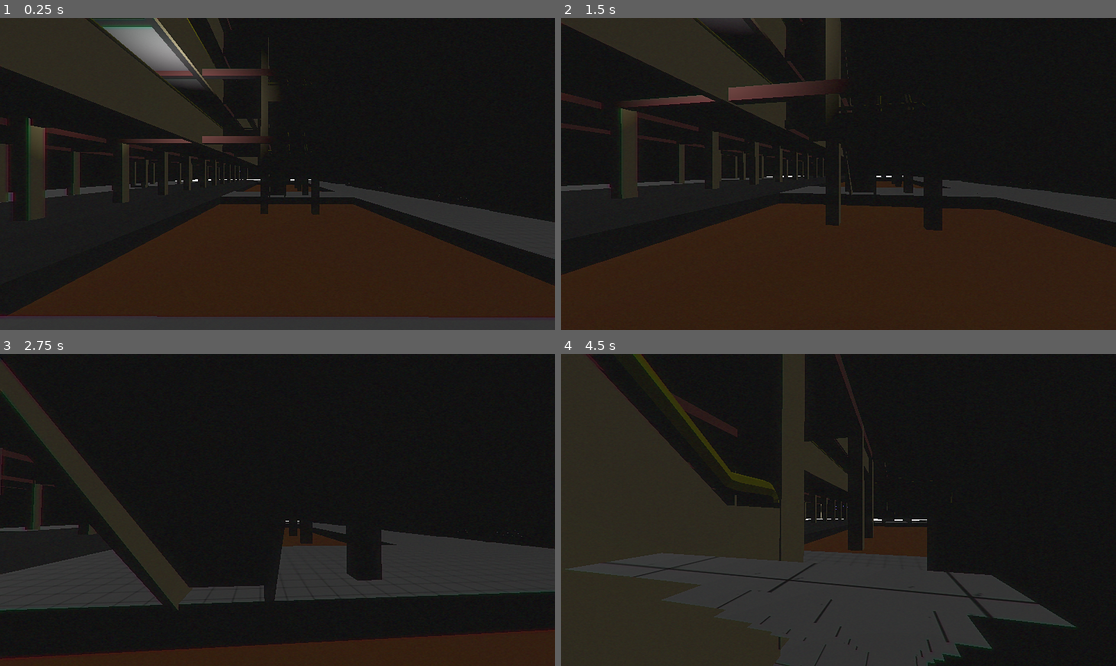
Above: before the commit, frames 1-4 (two rows, left to right).
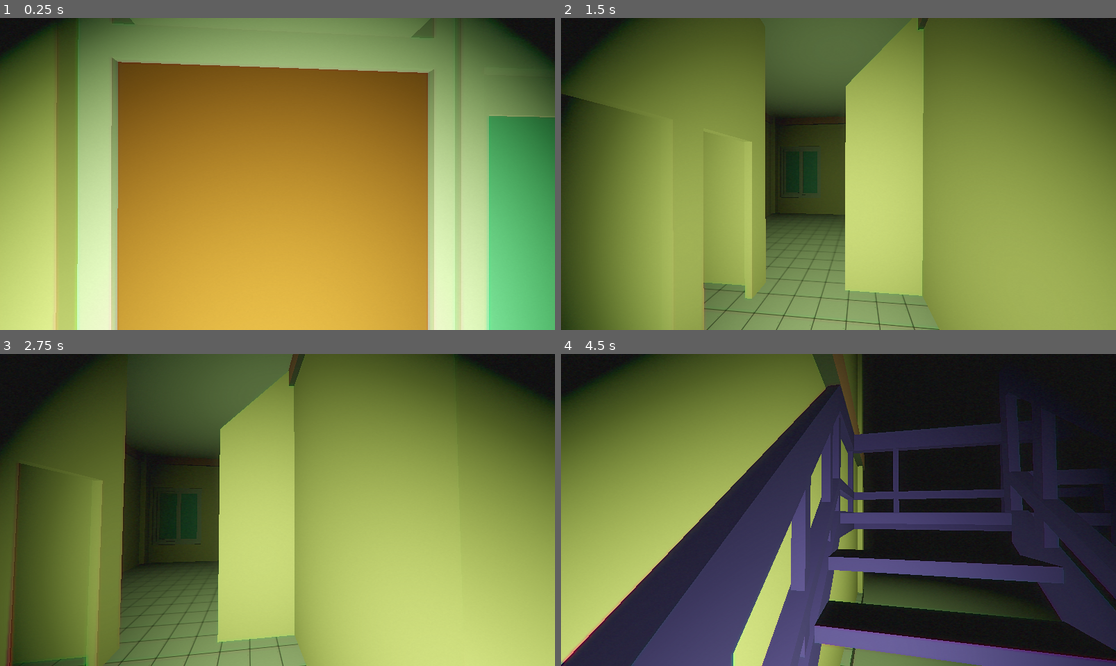
Above: after the commit, the same moments.

Repository: azizul987/Unsri_Horor_1
Game: Godot game, scene res://main.tscn
Two runs of this game, one before a commit and one after it. Both use one fixed random seed, a clock stepped at 60 frames per second and the inputs below. The project has no main scene, so this scene is started directly.
Inputs (mouse positions are in pixels of both pictures, inside the frame that each line leads up to):
- Up to frame 1 (0.25 s): no input
- Up to frame 2 (1.5 s): tap Enter (ui_accept) at 0.5, 0.77 s; move the mouse to (866, 174) at 0.52 s; hold Up (ui_up) from 0.53 s (still down); move the mouse to (810, 174) at 1.27 s
- Up to frame 3 (2.75 s): keep holding Up (ui_up); tap Enter (ui_accept) at 1.52 s; move the mouse to (288, 503) at 2.02 s
- Up to frame 4 (4.5 s): keep holding Up (ui_up); move the mouse to (832, 516) at 2.77 s; tap Enter (ui_accept) at 3.02, 3.77 s; move the mouse to (877, 513) at 3.52 s; move the mouse to (794, 506) at 4.27 s

The runs differ from the first frame. In frame 1, 98% of the frame differs, in the area x 0-100%, y 0-100%; in frame 2, 96%; in frame 3, 91%; in frame 4, 73%.

Commit message:
Update scene lighting and player setup
Removes the unused `ladybrand_heritage_house_1k.exr` texture and its import metadata, then updates `main.tscn` to rebalance gameplay presentation: resized player capsule/collision, adjusted player and camera transforms (plus camera FOV), disabled directional light energy, and added a character-mounted spotlight.

Diff:
--- a/main.tscn
+++ b/main.tscn
@@ -28,9 +28,12 @@
 albedo_texture = ExtResource("3_lquwl")
 
 [sub_resource type="CapsuleMesh" id="CapsuleMesh_ig7tw"]
+radius = 0.3
+height = 1.7
 
 [sub_resource type="CapsuleShape3D" id="CapsuleShape3D_5vw27"]
-radius = 0.08496094
+radius = 0.3
+height = 1.5267578
 
 [sub_resource type="BoxShape3D" id="BoxShape3D_lquwl"]
 size = Vector3(48.311966, 0.8192749, 77.51749)
@@ -189,6 +192,7 @@
 
 [node name="DirectionalLight3D" type="DirectionalLight3D" parent="." unique_id=618706464]
 transform = Transform3D(-0.82108027, -0.25155693, 0.5123927, 0.23938414, 0.66315246, 0.7091713, -0.5181915, 0.7049452, -0.48428264, 0, 11.240326, 0)
+light_energy = 0.0
 shadow_enabled = true
 shadow_opacity = 0.97
 
@@ -196,7 +200,7 @@
 environment = SubResource("Environment_7mycd")
 
 [node name="CharacterBody3D" type="CharacterBody3D" parent="." unique_id=1199465831]
-transform = Transform3D(0.61, 0, 0, 0, 0.61, 0, 0, 0, 0.61, 10.377047, 1.7723212, 13.961655)
+transform = Transform3D(-0.06247697, 0, -0.9980464, 0, 1, 0, 0.9980464, 0, -0.06247697, 18.171743, 1.2265204, 9.489549)
 script = ExtResource("2_1bvp3")
 max_step_height = 1.005
 step_check_distance = 0.435
@@ -206,11 +210,19 @@
 mesh = SubResource("CapsuleMesh_ig7tw")
 
 [node name="Camera3D" type="Camera3D" parent="CharacterBody3D" unique_id=1481125246]
-transform = Transform3D(1, 0, 0, 0, 1, 0, 0, 0, 1, 0, 0.59197164, -0.5165683)
+transform = Transform3D(1, 0, 0, 0, 1, 0, 0, 0, 1, 0, 0.4964955, -0.3433876)
+fov = 78.0
 script = ExtResource("4_7mycd")
 
 [node name="CollisionShape3D" type="CollisionShape3D" parent="CharacterBody3D" unique_id=311514290]
+transform = Transform3D(1, 0, 0, 0, 1, 0, 0, 0, 1, 0, -0.086621165, 0)
 shape = SubResource("CapsuleShape3D_5vw27")
+
+[node name="SpotLight3D" type="SpotLight3D" parent="CharacterBody3D" unique_id=1441273246]
+light_color = Color(0.75783265, 0.9138803, 0.580256, 1)
+light_energy = 2.109
+spot_range = 7.7504406
+spot_angle = 51.540096
 
 [node name="Node" type="Node" parent="." unique_id=1952745223]
 
Binary file removed: ladybrand_heritage_house_1k.exr
Not shown, removed: ladybrand_heritage_house_1k.exr.import
